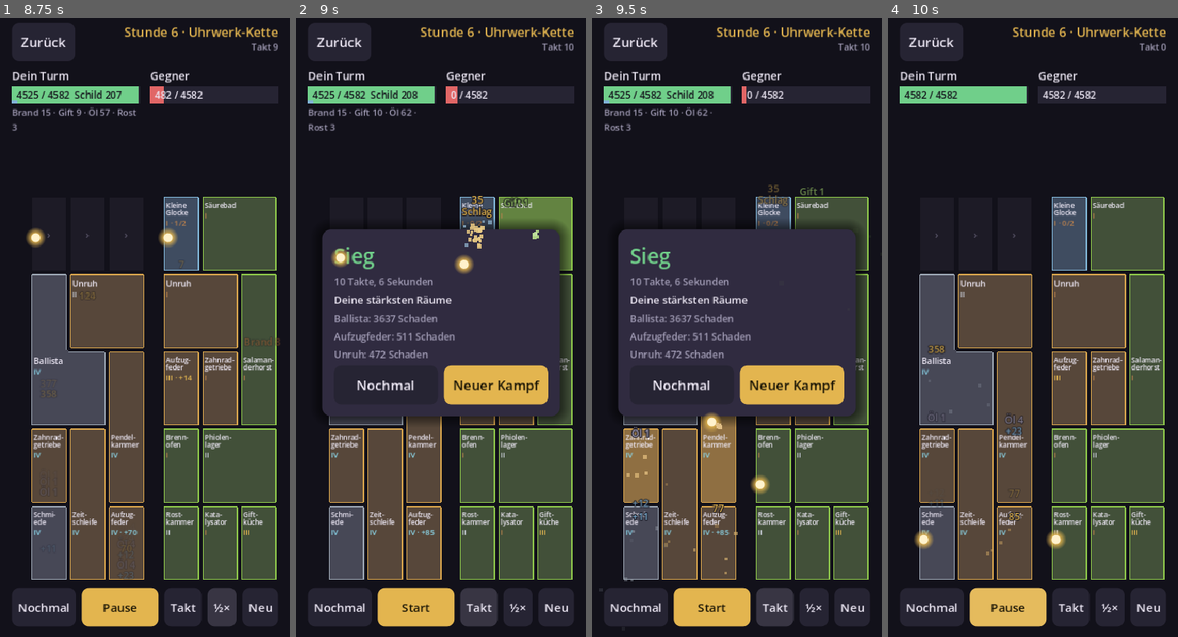
Above: before the commit, frames 1-4 (left to right).
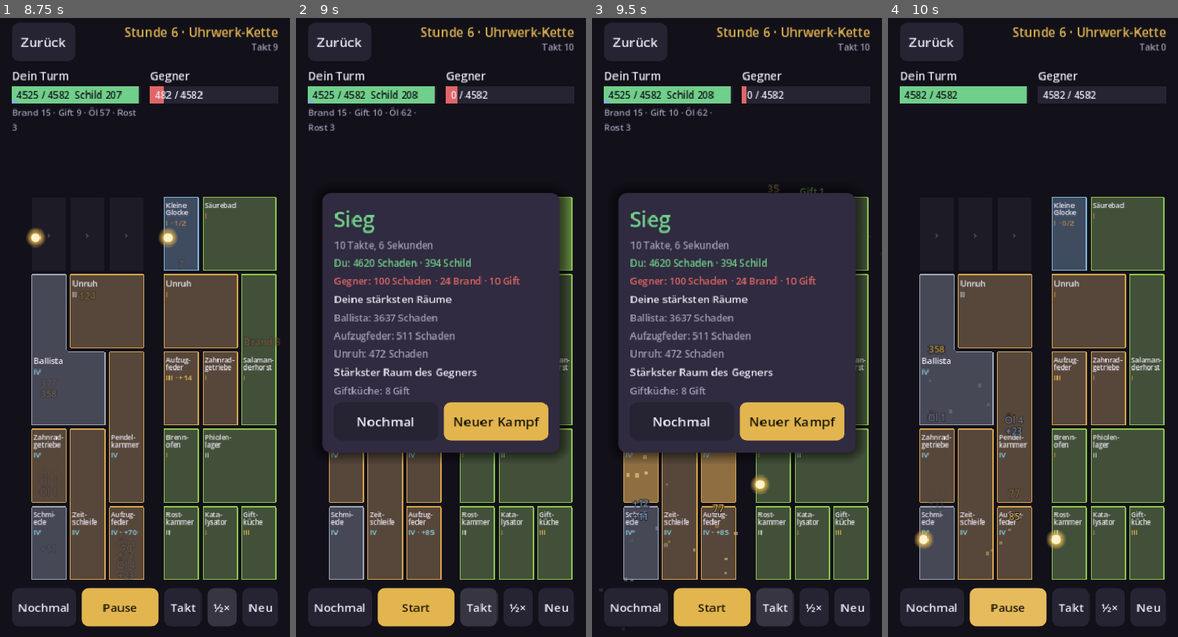
Above: after the commit, the same moments.

Repository: j4nric/auto-battle
Game: Godot game, scene res://scenes/main.tscn
Two runs of this game, one before a commit and one after it. Both use one fixed random seed, a clock stepped at 60 frames per second and the inputs below.
Inputs:
- Up to frame 1 (8.75 s): click "Glockenturm" at 0.5 s; click "Nochmal" at 1.25 s; click "Nochmal" at 2 s; click "Nochmal" at 2.75 s; click "Zurück" at 3.5 s; click "Uhrwerk-Kette" at 4.25 s; click "Takt" at 5 s; click "Start" at 5.75 s; click "1×" at 6.5 s; click "2×" at 7.25 s; click "4×" at 8 s
- Up to frame 2 (9 s): click "Takt" at 8.75 s
- Up to frame 3 (9.5 s): no input
- Up to frame 4 (10 s): click "Start" at 9.5 s

Frame 1 is identical in both runs. In frame 2, 16% of the frame differs, in the area x 9-95%, y 28-72%; in frame 3, 15%; in frame 4, nothing differs.

Commit message:
Fight summary shows why: both towers' totals and the foe's best room
- The summary lists damage, burn, poison, shield and heal for both sides,
  your three strongest rooms and the opponent's strongest room
- Run fights keep the opponent's room stats (statsB); not part of the digest
- The summary overlay sits above sparks and rising numbers

Co-Authored-By: Claude Opus 5.5 <noreply@anthropic.com>
Claude-Session: https://claude.ai/code/session_01QwYqqhMmgv2Hvsj6QZ7XPB

Diff:
--- a/game/core/raster_run.gd
+++ b/game/core/raster_run.gd
@@ -282,7 +282,7 @@
 	var entry := {
 		"hour": hour, "omen": omen.id, "opponent": opp.name, "won": won, "ticks": res.ticks,
 		"tower": tower, "oppTower": opp.tower, "hp": player_hp(hour), "oppHp": opp.hp,
-		"winner": res.winner, "statsA": res.statsA, "frames": res.frames,
+		"winner": res.winner, "statsA": res.statsA, "statsB": res.statsB, "frames": res.frames,
 	}
 	fights.append(entry)
 	if won:
--- a/game/scripts/combat_view.gd
+++ b/game/scripts/combat_view.gd
@@ -386,9 +386,19 @@
 	col.add_theme_constant_override("separation", 6)
 	col.add_child(UhrStyle.label(text, 28, UhrStyle.MINE if w == "a" else (UhrStyle.FOE if w == "b" else UhrStyle.BRASS)))
 	col.add_child(UhrStyle.label("%d Takte, %.0f Sekunden" % [int(result.ticks), result.ticks * TICK], 13, UhrStyle.MUTED))
+	# Why: both towers' totals side by side, then the rooms that carried the fight.
+	var mine := _totals(result.statsA)
+	col.add_child(UhrStyle.label("Du: " + _totals_text(mine), 13, UhrStyle.MINE))
+	if result.has("statsB"):
+		var theirs := _totals(result.statsB)
+		col.add_child(UhrStyle.label("Gegner: " + _totals_text(theirs), 13, UhrStyle.FOE))
 	col.add_child(UhrStyle.label("Deine stärksten Räume", 14, UhrStyle.TEXT))
 	for line in _top_rooms(3):
 		col.add_child(UhrStyle.label(line, 13, UhrStyle.MUTED))
+	if result.has("statsB") and not setup.foe.rooms.is_empty():
+		col.add_child(UhrStyle.label("Stärkster Raum des Gegners", 14, UhrStyle.TEXT))
+		for line in _top_rooms(1, result.statsB, setup.foe):
+			col.add_child(UhrStyle.label(line, 13, UhrStyle.MUTED))
 	var row := HBoxContainer.new()
 	row.add_theme_constant_override("separation", 8)
 	var again := UhrStyle.button("Nochmal")
@@ -404,15 +414,38 @@
 	overlay = CenterContainer.new()
 	overlay.set_anchors_preset(Control.PRESET_FULL_RECT)
 	overlay.mouse_filter = Control.MOUSE_FILTER_IGNORE
+	# Above the sparks and rising numbers of the towers.
+	overlay.z_index = 10
 	panel.custom_minimum_size.x = 320
 	overlay.add_child(panel)
 	add_child(overlay)
 
 
+## Sums of a tower's room stats: [damage, shield, heal, burn, poison, activations].
+func _totals(stats: Array) -> Array:
+	var t := [0, 0, 0, 0, 0, 0]
+	for st in stats:
+		for k in 6:
+			t[k] += int(st[k])
+	return t
+
+
+func _totals_text(t: Array) -> String:
+	var parts: Array[String] = ["%d Schaden" % t[0]]
+	if t[3] > 0: parts.append("%d Brand" % t[3])
+	if t[4] > 0: parts.append("%d Gift" % t[4])
+	if t[1] > 0: parts.append("%d Schild" % t[1])
+	if t[2] > 0: parts.append("%d Heilung" % t[2])
+	return " · ".join(parts)
+
+
 ## Same weighting as the lab report: burn and poison keep hurting, shield and heal count less.
-func _top_rooms(k: int) -> Array[String]:
+func _top_rooms(k: int, stats: Array = [], tower: Dictionary = {}) -> Array[String]:
+	if stats.is_empty():
+		stats = result.statsA
+	if tower.is_empty():
+		tower = setup.mine
 	var rows: Array = []
-	var stats: Array = result.statsA
 	for i in stats.size():
 		var s: Array = stats[i]
 		var v := float(s[0]) + float(s[3]) * 2.5 + float(s[4]) * 8.0 + float(s[1]) * 0.6 + float(s[2]) * 0.6
@@ -429,7 +462,7 @@
 		if s[1] > 0: parts.append("%d Schild" % s[1])
 		if s[2] > 0: parts.append("%d Heilung" % s[2])
 		if parts.is_empty(): parts.append("%d× ausgelöst" % s[5])
-		out.append("%s: %s" % [_def(setup.mine.rooms[i].id).name, ", ".join(parts)])
+		out.append("%s: %s" % [_def(tower.rooms[i].id).name, ", ".join(parts)])
 	return out
 
 
